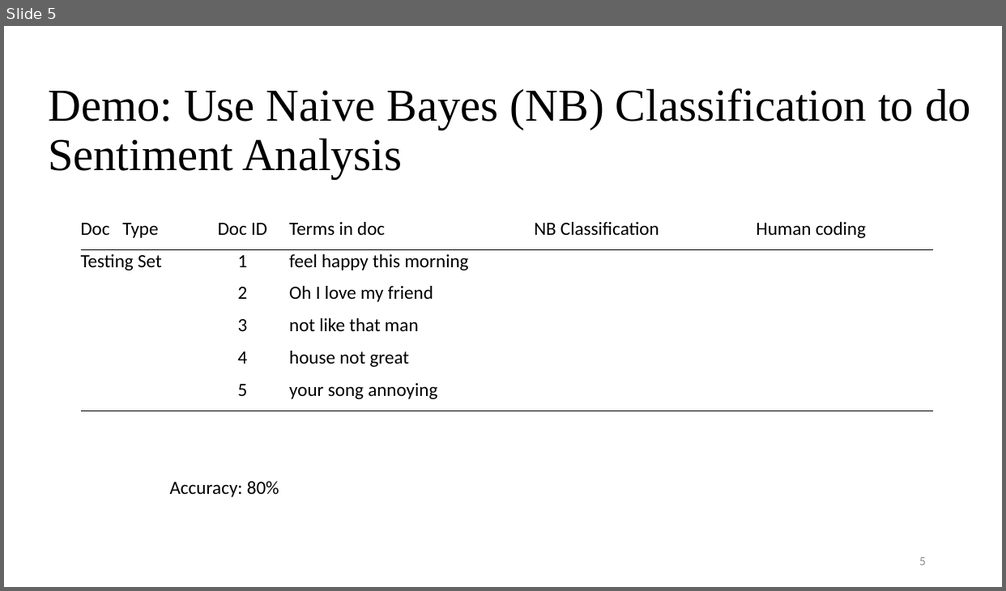
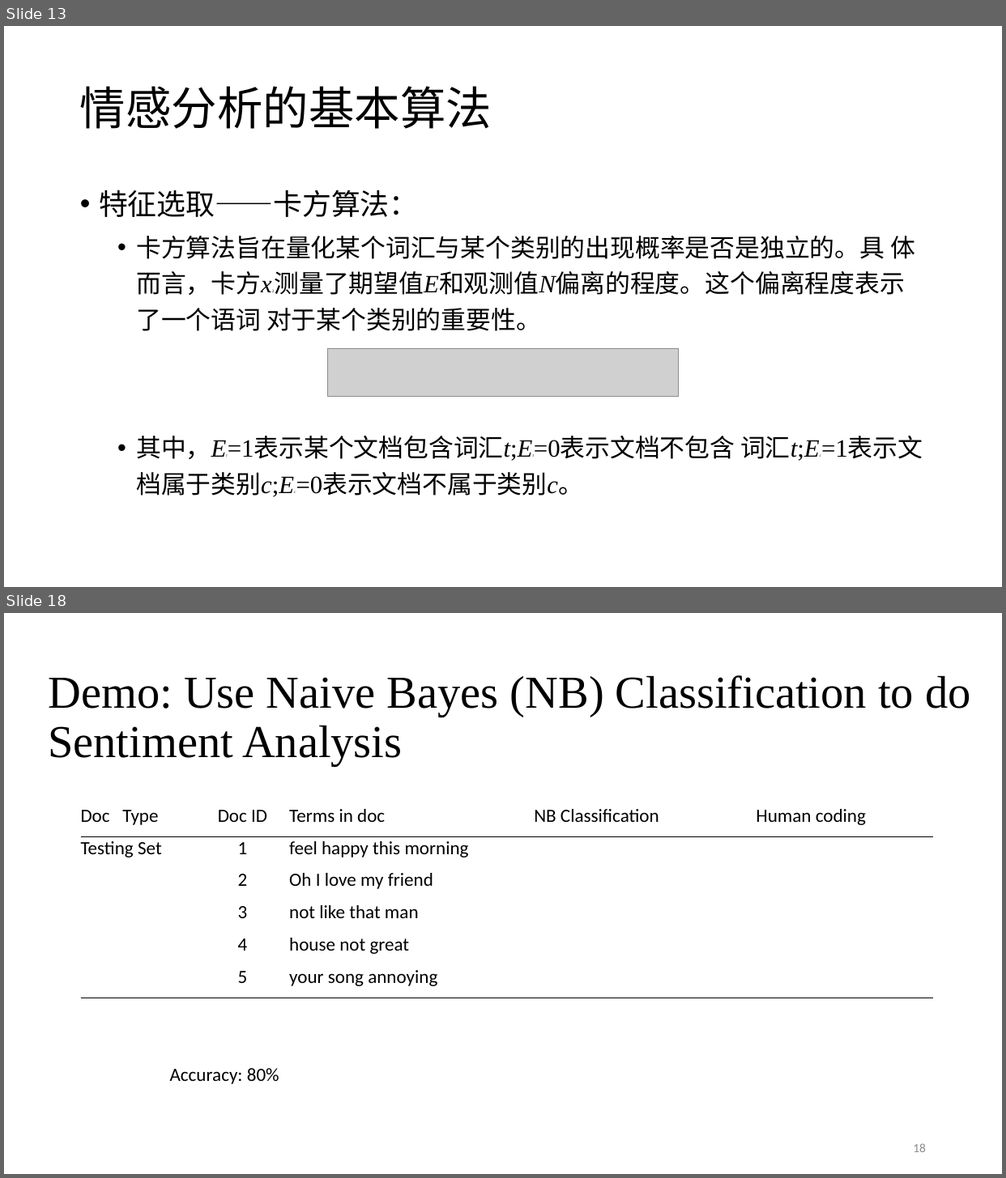
Before and after one commit to SocratesClub/ccrbook, a slide deck: slides/Chapter 3&4 语义建模 .pptx. Shown one above the other, each under a label of ours: slide 5 before the commit, slides 13 and 18 after it; the slides between them are not shown. The pictures are 1006x591 and 1006x1178 pixels, drawn with LibreOffice and Linux fonts; fonts in the diff are those of the drawing; grey boxes stand for pictures. Boxes give left, top, right and bottom in pixels: in the first picture for what was removed or moved away, otherwise in the second. Text is boxed around its words. In the diff, an @@ line names an element or a change of style, - is before the commit and + after.

```diff
--- a/slides/Chapter 3&4 语义建模 .pptx
+++ b/slides/Chapter 3&4 语义建模 .pptx
@@ slide 13 added at (4, 26, 1002, 587), background #FFFFFF @@
@@ title added at (80, 86, 492, 129), 44 pt, text #000000 @@
+情感分析的基本算法
@@ text added at (99, 190, 915, 496), 24 pt, text #000000 @@
+• 特征选取——卡方算法：
+  • 卡方算法旨在量化某个词汇与某个类别的出现概率是否是独立的。具 体而言，卡方x2测量了期望值E和观测值N偏离的程度。这个偏离程度表示了一个语词 对于某个类别的重要性。
+  • 其中，Et=1表示某个文档包含词汇t;Et=0表示文档不包含 词汇t;Ec=1表示文档属于类别c;Ec=0表示文档不属于类别c。
@@ picture added at (328, 348, 679, 396) @@
@@ what was slide 5 is now slide 18 @@
@@ page number at (913, 1144, 926, 1152): text changed @@
-5
+18
```
Also in this commit, not shown: 6 slides changed, 12 other slides added, 4 slides removed.
